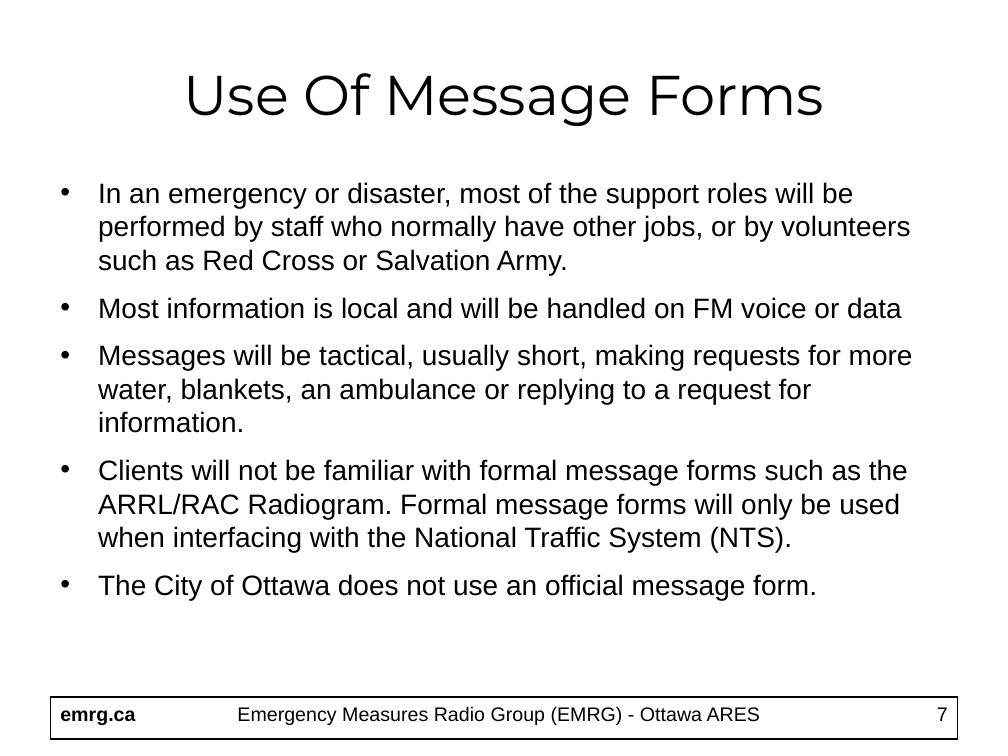
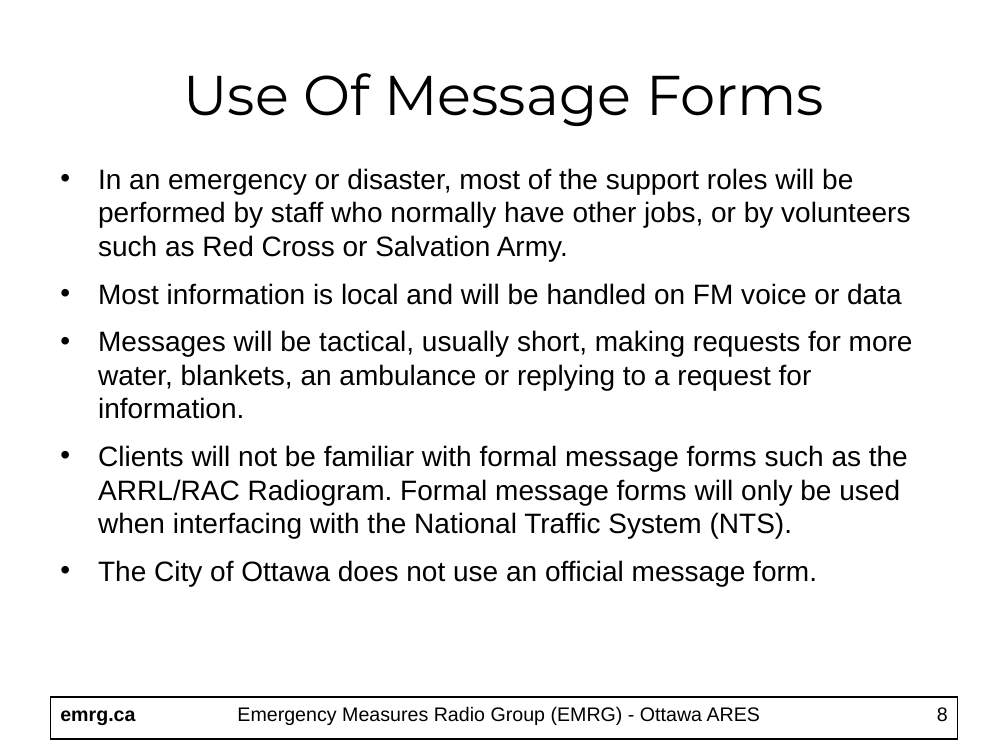
Before and after one commit to emrg-ca/website, a slide deck: slide 8 of httpdocs/EMRG-411_Message_Handling.ppt (slide 7 before the commit). Drawn at 1008x756 pixels with LibreOffice and Linux fonts; fonts in the diff are those of the drawing. Boxes give left, top, right and bottom in pixels: in the first picture for what was removed or moved away, otherwise in the second. Text is boxed around its words. In the diff, an @@ line names an element or a change of style, - is before the commit and + after.

Commit message:
Added new docs for message handling

```diff
--- a/httpdocs/EMRG-411_Message_Handling.ppt
+++ b/httpdocs/EMRG-411_Message_Handling.ppt
@@ text "In an emergency or disaster, ...": place and size @@
-text "In an emergency or disaster, ..." at [98, 182, 913, 600]
+text "In an emergency or disaster, ..." at [98, 168, 913, 586]
@@ page number at [937, 707, 948, 722]: text changed @@
-7
+8
```
Also in this commit, not shown: 14 other slides changed, 2 slides added, 3 other files.
